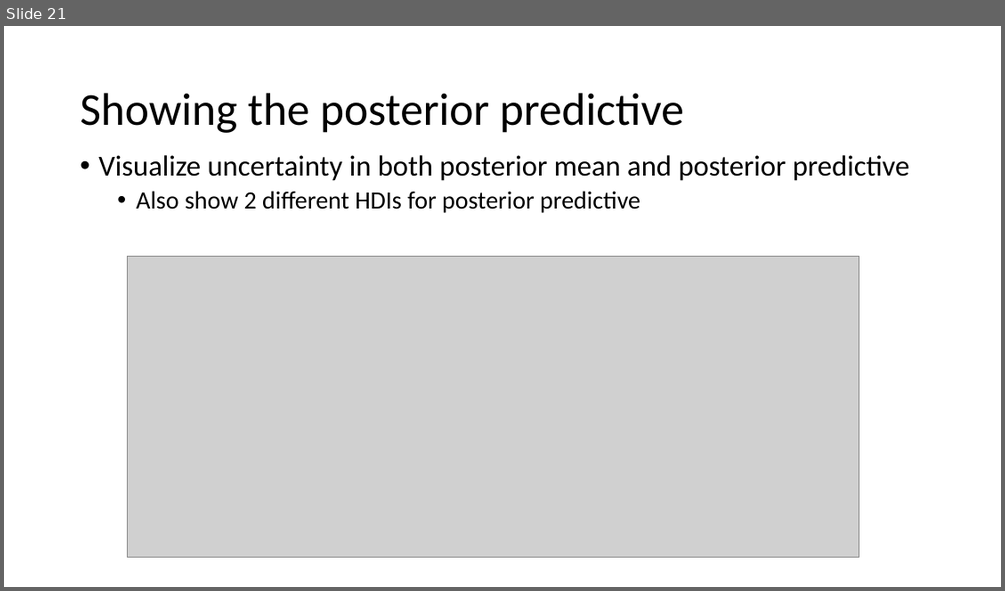
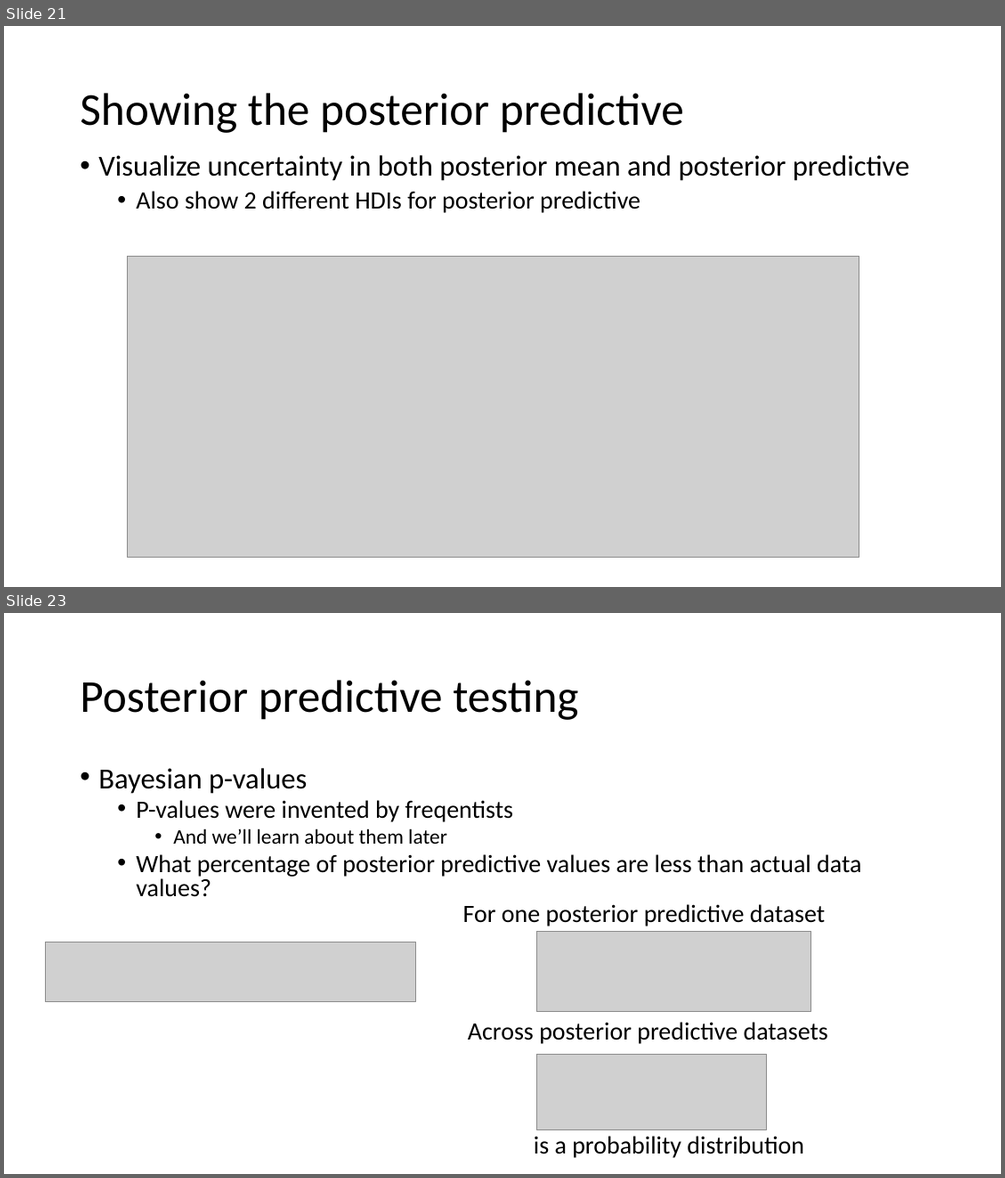
Before and after one commit to opherdonchin/StatisticalComputationAndAnalysis, a slide deck: Lectures/Lecture 6 Linear models.pptx. Shown one above the other, each under a label of ours: slide 21 before the commit, slides 21 and 23 after it; the slides between them are not shown. The pictures are 1005x591 and 1005x1178 pixels, drawn with LibreOffice and Linux fonts; fonts in the diff are those of the drawing; grey boxes stand for pictures. Boxes give left, top, right and bottom in pixels: in the first picture for what was removed or moved away, otherwise in the second. Text is boxed around its words. In the diff, an @@ line names an element or a change of style, - is before the commit and + after.

```diff
--- a/Lectures/Lecture 6 Linear models.pptx
+++ b/Lectures/Lecture 6 Linear models.pptx
@@ slide 23 added at [4, 613, 1001, 1174], background #FFFFFF @@
@@ title added at [80, 680, 578, 720], 44 pt, text #000000 @@
+Posterior predictive testing
@@ text added at [98, 768, 861, 897], 24 pt, text #000000 @@
+• Bayesian p-values
+  • P-values were invented by freqentists
+    • And we’ll learn about them later
+  • What percentage of posterior predictive values are less than actual data values?
@@ text added at [463, 904, 825, 926], 24 pt, text #000000 @@
+For one posterior predictive dataset
@@ picture added at [537, 932, 811, 1012] @@
@@ picture added at [45, 941, 416, 1001] @@
@@ text added at [468, 1022, 828, 1044], 24 pt, text #000000 @@
+Across posterior predictive datasets
@@ picture added at [537, 1054, 767, 1130] @@
@@ text added at [534, 1135, 804, 1158], 24 pt, text #000000 @@
+is a probability distribution
```
Also in this commit, not shown: 3 slides changed, 16 other slides added, 4 other files.
